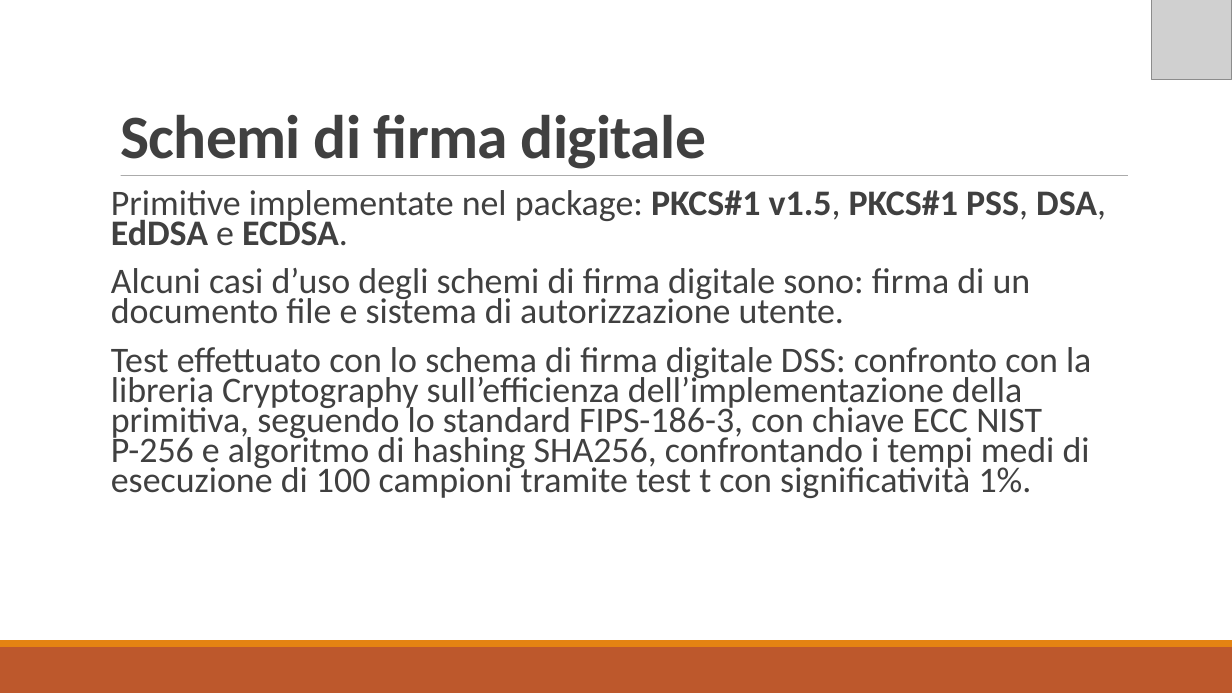
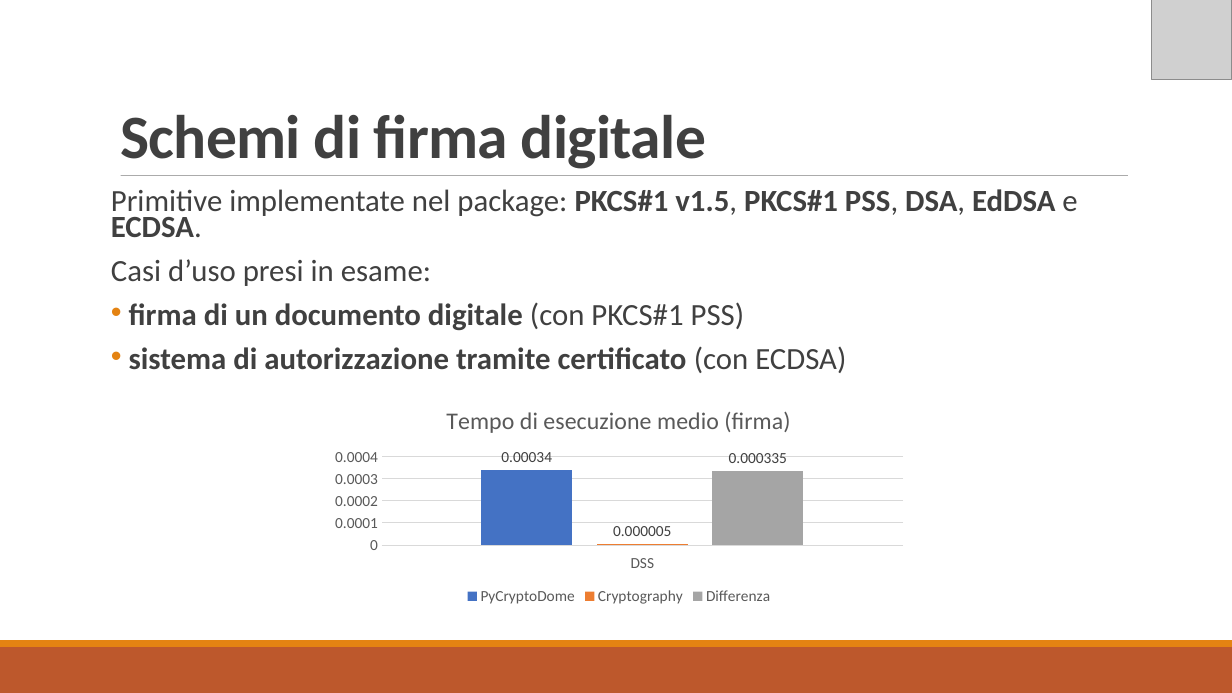
Before and after one commit to MickTK/ElaboratoFinale, a slide deck: slide 7 of Presentazione/Presentazione.odp (slide 11 before the commit). Drawn at 1232x693 pixels with LibreOffice and Linux fonts; fonts in the diff are those of the drawing; grey boxes stand for pictures. Boxes give left, top, right and bottom in pixels: in the first picture for what was removed or moved away, otherwise in the second. Text is boxed around its words. In the diff, an @@ line names an element or a change of style, - is before the commit and + after.

```diff
--- a/Presentazione/Presentazione.odp
+++ b/Presentazione/Presentazione.odp
@@ text at (111, 189, 1077, 237): size 28 to 24 pt in "Primitive implementate nel package: PKCS#1 v1.5, PKCS#1 ..." @@
@@ text at (111, 259, 846, 373): text changed; size 28 to 24 pt; bold on @@
-Alcuni casi d’uso degli schemi di firma digitale sono: firma di un documento file e sistema di autorizzazione utente.
-Test effettuato con lo schema di firma digitale DSS: confronto con la libreria Cryptography sull’efficienza dell’implementazione della primitiva, seguendo lo standard FIPS-186-3, con chiave ECC NIST P-256 e algoritmo di hashing SHA256, confrontando i tempi medi di esecuzione di 100 campioni tramite test t con significatività 1%.
+Casi d’uso presi in esame:
+• firma di un documento digitale (con PKCS#1 PSS)
+• sistema di autorizzazione tramite certificato (con ECDSA)
@@ column chart added at (323, 390, 915, 609) @@
+title "Tempo di esecuzione medio (firma)"
+categories: DSS
+PyCryptoDome: 0.00034
+Cryptography: 5e-06
+Differenza: 0.000335
```
Also in this commit, not shown: 8 other slides changed, 1 slide added, 7 slides removed, 7 other files.
